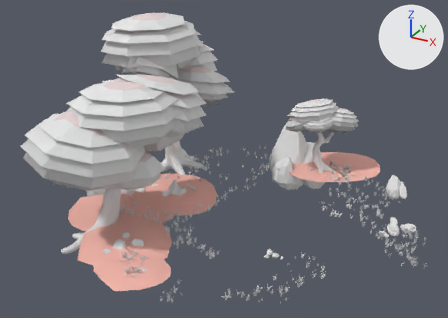
An edit to the glTF model unity_assets/s0_Chunk_05_art_01.glb, drawn before and after from the same camera.
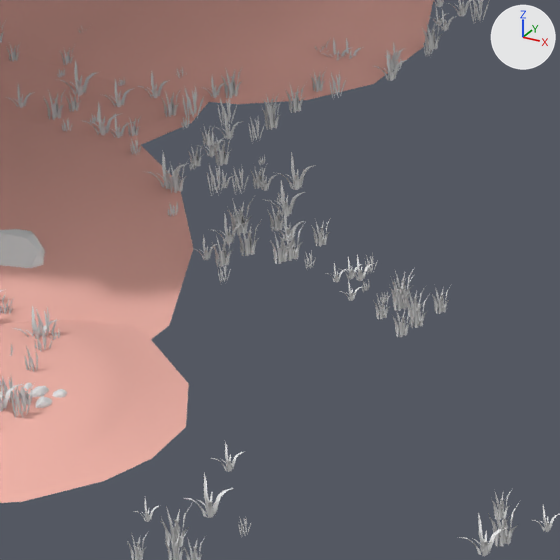
There are two pictures of each version: one whole from a 50 mm camera at (123.4, 98.8, 106.1) aimed at (97.0, 146.8, 82.1), one close up on the part from 30% to 54% of the width and 62% to 95% of the height. The lights are fixed; the arrows at upper right show +X, +Y and +Z. Objects named as collision shapes, trigger or cutter boxes, shadow casters or lower levels of detail are left out. Where no turn or scale is listed for an object, it has been applied to the vertices. Vertices at the same position are counted once.

In view in the first close-up: 'node_Chunk_05_art'.
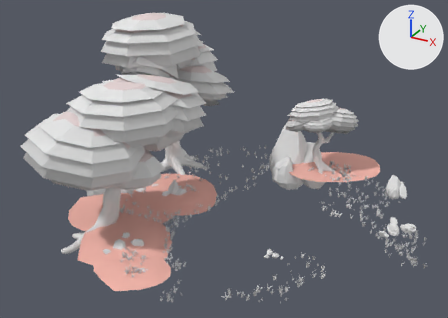
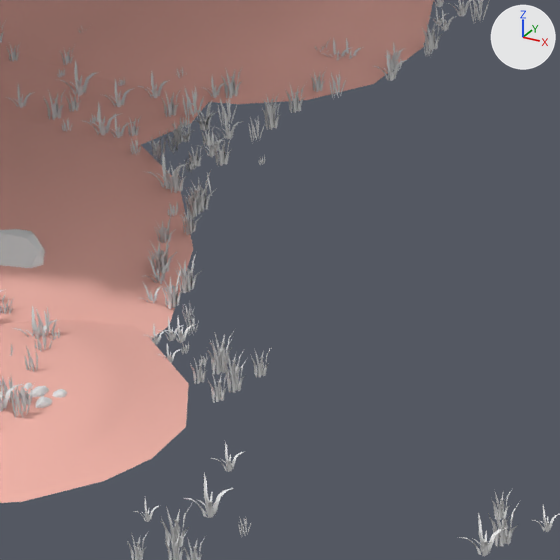
Pixel boxes (x1, y1, x2, y2) of what changed, in the close-ups (560 x 560 px; the box of a moved part takes in the faces that stretch with it):
part 1 of me_mesh_chunk_05_45782chunk_05_art, moved or reshaped
    before: (205, 250, 209, 260)
    after: (179, 332, 184, 343)
part 2 of me_mesh_chunk_05_45782chunk_05_art, moved or reshaped (not visible before)
    after: (183, 324, 196, 341)
part 3 of me_mesh_chunk_05_45782chunk_05_art, moved or reshaped
    before: (203, 235, 206, 258)
    after: (177, 317, 181, 341)
part 4 of me_mesh_chunk_05_45782chunk_05_art, moved or reshaped
    before: (270, 227, 286, 241)
    after: (168, 316, 171, 340)
part 5 of me_mesh_chunk_05_45782chunk_05_art, moved or reshaped
    before: (227, 231, 232, 244)
    after: (160, 273, 164, 284)
part 6 of me_mesh_chunk_05_45782chunk_05_art, moved or reshaped (not visible before)
    after: (161, 260, 173, 281)
part 7 of me_mesh_chunk_05_45782chunk_05_art, moved or reshaped
    before: (224, 213, 228, 242)
    after: (148, 257, 158, 280)
part 8 of me_mesh_chunk_05_45782chunk_05_art, moved or reshaped
    before: (231, 223, 245, 242)
    after: (154, 287, 161, 301)
part 9 of me_mesh_chunk_05_45782chunk_05_art, deleted
    before: (209, 152, 452, 337)
part 10 of me_mesh_chunk_05_45782chunk_05_art, built on
    after: (142, 100, 272, 402)

The change, as a diff of the scene's bpy script:
```diff
--- a/unity_assets/s0_Chunk_05_art_01.glb.py
+++ b/unity_assets/s0_Chunk_05_art_01.glb.py
@@ me_mesh_chunk_05_45782chunk_05_art @@
 # used by ob_node_chunk_05_art; location = (0.0, 0.0, 0.0)
-me_mesh_chunk_05_45782chunk_05_art.from_pydata(...)  # 53165 vertices, 59709 faces; spans x 79.1..117.1, y 130.4..166.5, z 73.9..94.2
+me_mesh_chunk_05_45782chunk_05_art.from_pydata(...)  # 52892 vertices, 59415 faces; spans x 79.1..117.1, y 130.4..166.5, z 73.9..94.2
+# me_mesh_chunk_05_45782chunk_05_art part 1: the loose piece of 13 vertices spanning x 96.4..96.5, y 138.4..138.7, z 76.7..77.0 is moved by (1.0, -2.3, 0.0)
+# me_mesh_chunk_05_45782chunk_05_art part 2: the loose piece of 13 vertices spanning x 96.4..96.5, y 138.6..138.7, z 76.7..76.9 is moved by (1.0, -2.2, 0.1)
+# me_mesh_chunk_05_45782chunk_05_art part 3: the loose piece of 13 vertices spanning x 96.2..96.4, y 138.6..138.8, z 76.7..77.1 is moved by (1.0, -2.3, 0.0)
+# me_mesh_chunk_05_45782chunk_05_art part 4: the loose piece of 13 vertices spanning x 97.0..97.3, y 139.6..139.8, z 76.7..77.0 is scaled about its middle by (0.471, -0.84, 1.12), then moved by (0.0, -3.3, 0.0)
+# me_mesh_chunk_05_45782chunk_05_art part 5: the loose piece of 13 vertices spanning x 96.5..96.6, y 139.0..139.3, z 76.7..77.1 is moved by (-0.2, -1.6, 0.0)
+# me_mesh_chunk_05_45782chunk_05_art part 6: the loose piece of 13 vertices spanning x 96.4..96.5, y 139.3..139.4, z 76.7..77.0 is moved by (-0.2, -1.6, 0.1)
+# me_mesh_chunk_05_45782chunk_05_art part 7: the loose piece of 13 vertices spanning x 96.2..96.4, y 139.2..139.5, z 76.7..77.2 is moved by (-0.3, -1.7, 0.0)
+# me_mesh_chunk_05_45782chunk_05_art part 8: the loose piece of 13 vertices spanning x 96.5..96.7, y 139.3..139.5, z 76.7..77.0 is moved by (-0.1, -2.2, 0.0)
+# me_mesh_chunk_05_45782chunk_05_art part 9: 293 loose pieces with 2644 vertices, spanning x 95.3..100.9, y 138.0..141.7, z 76.7..77.4, are deleted
+# me_mesh_chunk_05_45782chunk_05_art part 10: 1 vertex moved within x 93.6, y 142.4, z 77.2; 2371 vertices added at x 93.6..99.3, y 135.0..142.8, z 76.6..77.4
 me_mesh_chunk_05_45782chunk_05_art.materials.append(mat_z3_veg_grasscutout_mat)
```
